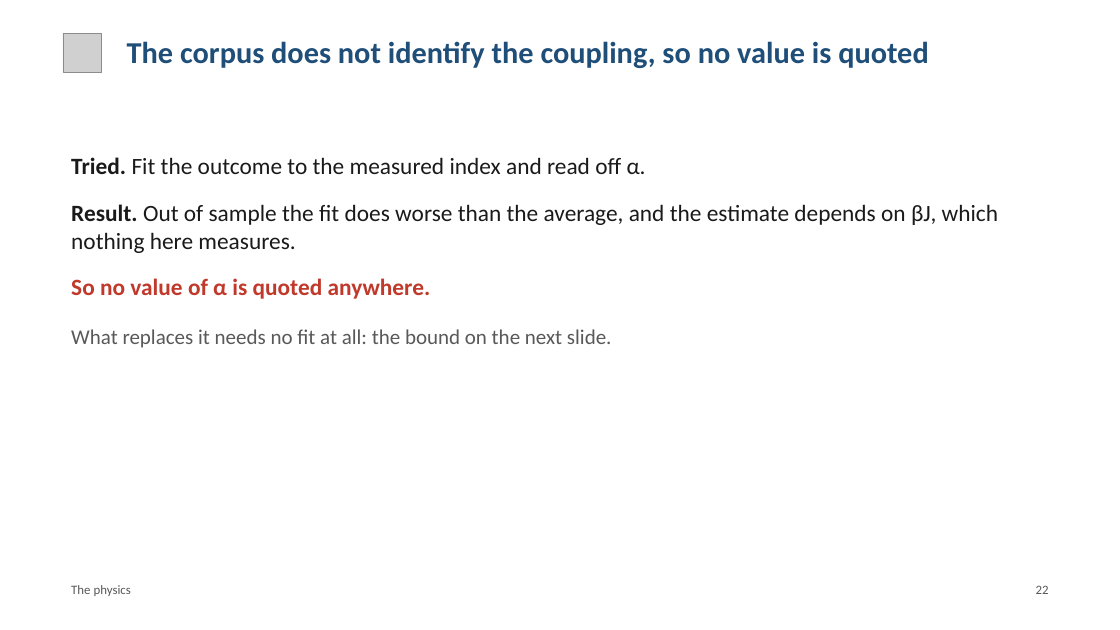
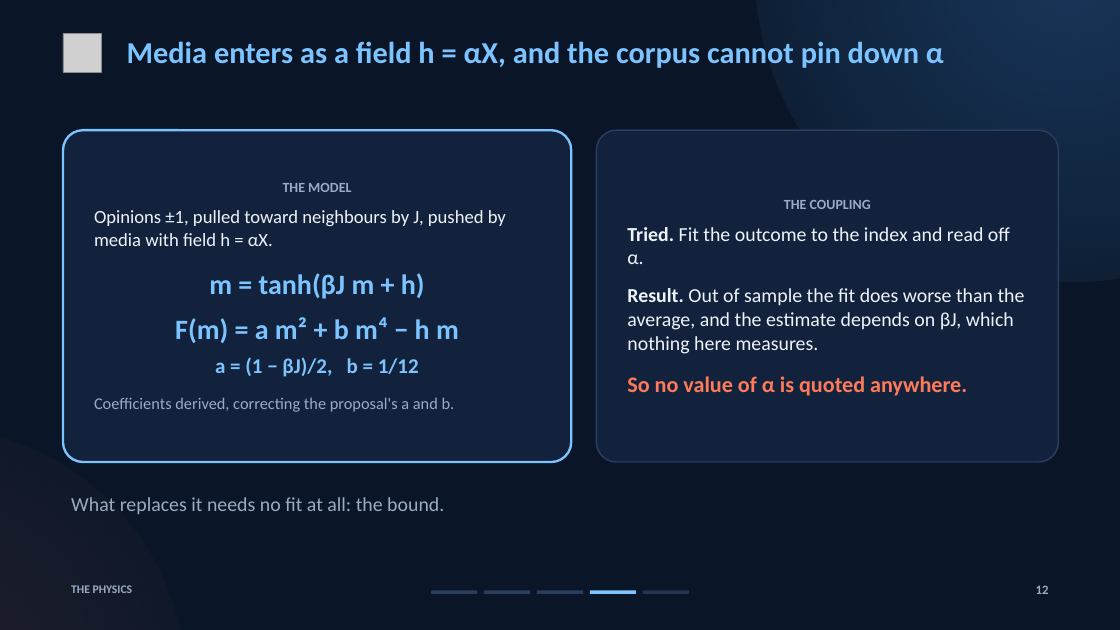
Before and after one commit to brn-mwai/monarch, a slide deck: slide 12 of docs/defence/Monarch_Defence.pptx (slide 22 before the commit). Drawn at 1120x630 pixels with LibreOffice and Linux fonts; fonts in the diff are those of the drawing; grey boxes stand for pictures. Boxes give left, top, right and bottom in pixels: in the first picture for what was removed or moved away, otherwise in the second. Text is boxed around its words. In the diff, an @@ line names an element or a change of style, - is before the commit and + after.

Commit message:
Restyle the defence deck dark and cut it to 15 slides
Dark navy theme with section progress, spin-lattice title, stat tiles,
to-scale bars for eta squared and effect sizes, and a reversal interval
chart. Figures sit on paper cards. Numbers unchanged.

```diff
--- a/docs/defence/Monarch_Defence.pptx
+++ b/docs/defence/Monarch_Defence.pptx
@@ background #FFFFFF to #0A1628 @@
@@ ellipse added at [755, 0, 1120, 281], fill gradient #3E8EDE @@
@@ text at [127, 41, 944, 68]: text changed; text colour #1F4E79 to #7CC4FF @@
-The corpus does not identify the coupling, so no value is quoted
+Media enters as a field h = αX, and the corpus cannot pin down α
@@ rounded rectangle added at [63, 130, 571, 462], fill #12223C, outline #7CC4FF 2 pt, 16 pt, text #EEF3FA @@
+THE MODEL
+Opinions ±1, pulled toward neighbours by J, pushed by media with field h = αX.
+m = tanh(βJ m + h)
+F(m) = a m² + b m⁴ − h m
+a = (1 − βJ)/2, b = 1/12
+Coefficients derived, correcting the proposal's a and b.
@@ rounded rectangle "THE COUPLING": place and size @@
-rounded rectangle "THE COUPLING" at [71, 157, 998, 348]
+rounded rectangle "THE COUPLING" at [597, 130, 1059, 462]
@@ rounded rectangle "THE COUPLING" at [597, 130, 1059, 462]: vertical alignment top to middle; fill none to #12223C; outline none to #2A3D5E 1.25 pt @@
@@ text in rounded rectangle at [627, 200, 1010, 264]: text changed; size 20 to 17 pt; text colour #1A1A1A to #EEF3FA @@
-Tried. Fit the outcome to the measured index and read off α.
+THE COUPLING
+Tried. Fit the outcome to the index and read off α.
@@ text in rounded rectangle at [627, 288, 1025, 396]: size 20 to 17 pt, text colour #1A1A1A to #EEF3FA in "Result. Out of sample the fit does ..."; size 20 to 19 pt, text colour #C0392B to #FF7A59 in "So no value of α is quoted ..."; less space between paragraphs @@
@@ text in rounded rectangle at [71, 329, 612, 348]: paragraph removed @@
-What replaces it needs no fit at all: the bound on the next slide.
@@ ellipse added at [0, 429, 185, 630], fill gradient #FF7A59 @@
@@ text added at [71, 497, 444, 514], 17 pt, text #9AABC4 @@
+What replaces it needs no fit at all: the bound.
@@ text at [71, 585, 133, 593]: text changed; size 11 to 10 pt; text colour #595959 to #9AABC4; bold on @@
-The physics
+THE PHYSICS
@@ rectangle added at [431, 591, 477, 594], fill #2A3D5E @@
@@ rectangle added at [484, 591, 530, 594], fill #2A3D5E @@
@@ rectangle added at [537, 591, 583, 594], fill #2A3D5E @@
@@ rectangle added at [590, 591, 636, 594], fill #7CC4FF @@
@@ rectangle added at [643, 591, 689, 594], fill #2A3D5E at 80% opacity @@
@@ text at [1036, 585, 1049, 594]: text changed; text colour #595959 to #9AABC4; bold on @@
-22
+12
```
Also in this commit, not shown: 13 other slides changed, 1 slide added, 15 slides removed, 19 other files.
